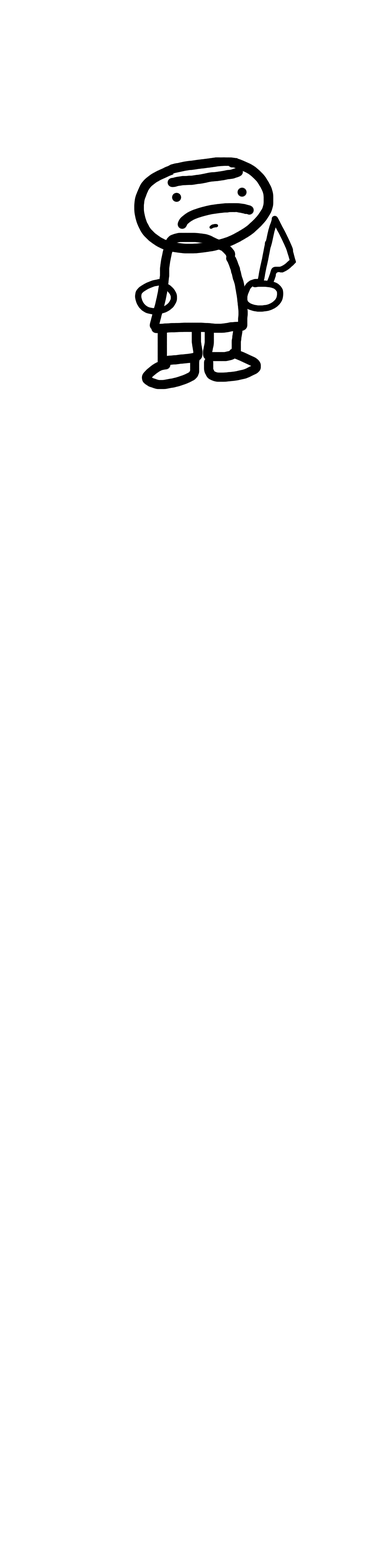
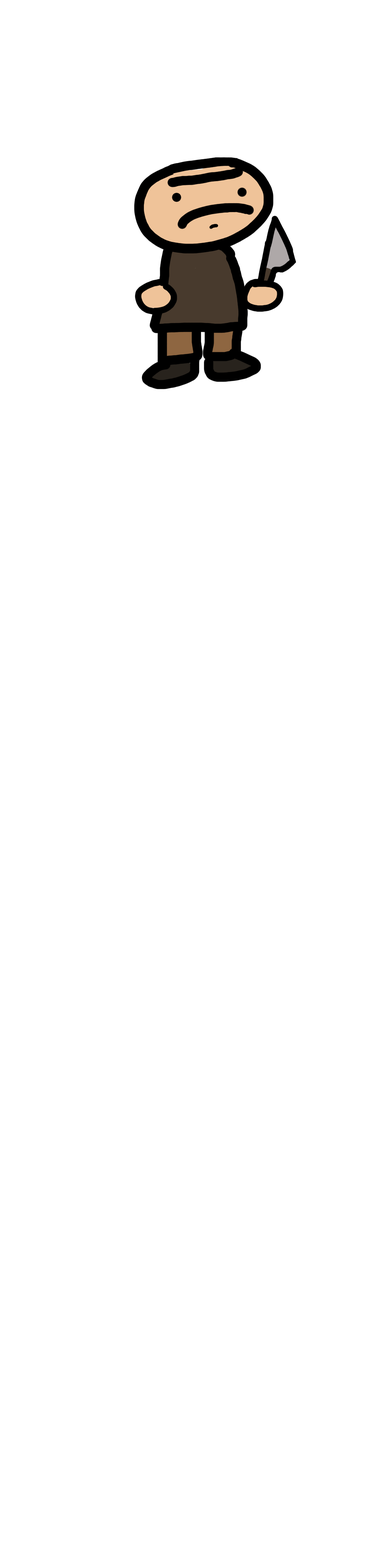
The second w=392, h=1568 image is a revision of the first. Changes to its layers:
added group "front group" with 4 layers in group "char1" over (x1=141, y1=165, x2=274, y2=315)
moved "hand 2" into group "front group" over (x1=141, y1=278, x2=178, y2=315)
moved "brows" into group "front group" over (x1=167, y1=166, x2=244, y2=188)
moved "head copy" into group "front group" over (x1=143, y1=165, x2=274, y2=254)
added layer "fill" in group "front group" over (x1=141, y1=165, x2=267, y2=309)
added group "back group" with 4 layers in group "char1" over (x1=141, y1=215, x2=290, y2=381)
moved "body" into group "back group" over (x1=141, y1=232, x2=262, y2=381)
moved "hand" into group "back group" over (x1=240, y1=215, x2=290, y2=306)
added layer "fill #1" in group "back group" over (x1=149, y1=225, x2=290, y2=381)
